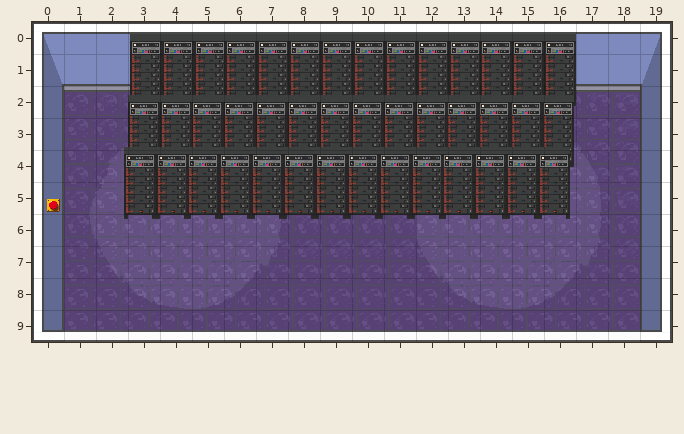
Level history. Tiled map (JSON): public/break_escape/assets/rooms/room_battery_hall.tmj. This is how it looked before the edit.
Cells are 32x32 px. Shown: x 0..19, y 0..9.
Once edited:
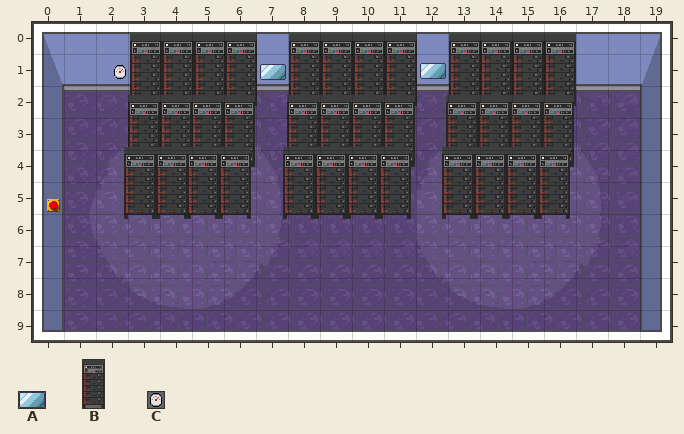
Key: from "objects": A 242 "tablet", B 362 "batrack", C 378 "thermometer".
Objects are placed by their top-left corner, in cells (3,4 is the top-left corner of cell 3,4); size is 1x1 cell unless given.
Edits made:
Layer "items":
added: A "tablet" at 12.1,1.3 size 0.8x0.5
added: A "tablet" at 7.1,1.3 size 0.8x0.5
added: C "thermometer" at 2.5,1.3 size 0.5x0.5
removed: B "batrack" at 7,0.4 size 1x2.2
removed: B "batrack" at 12,0.4 size 1x2.2
removed: B "batrack" at 7,2.3 size 1x2.2
removed: B "batrack" at 12,2.3 size 1x2.2
removed: B "batrack" at 6.9,3.9 size 1x2.2
removed: B "batrack" at 11.8,3.9 size 1x2.2
